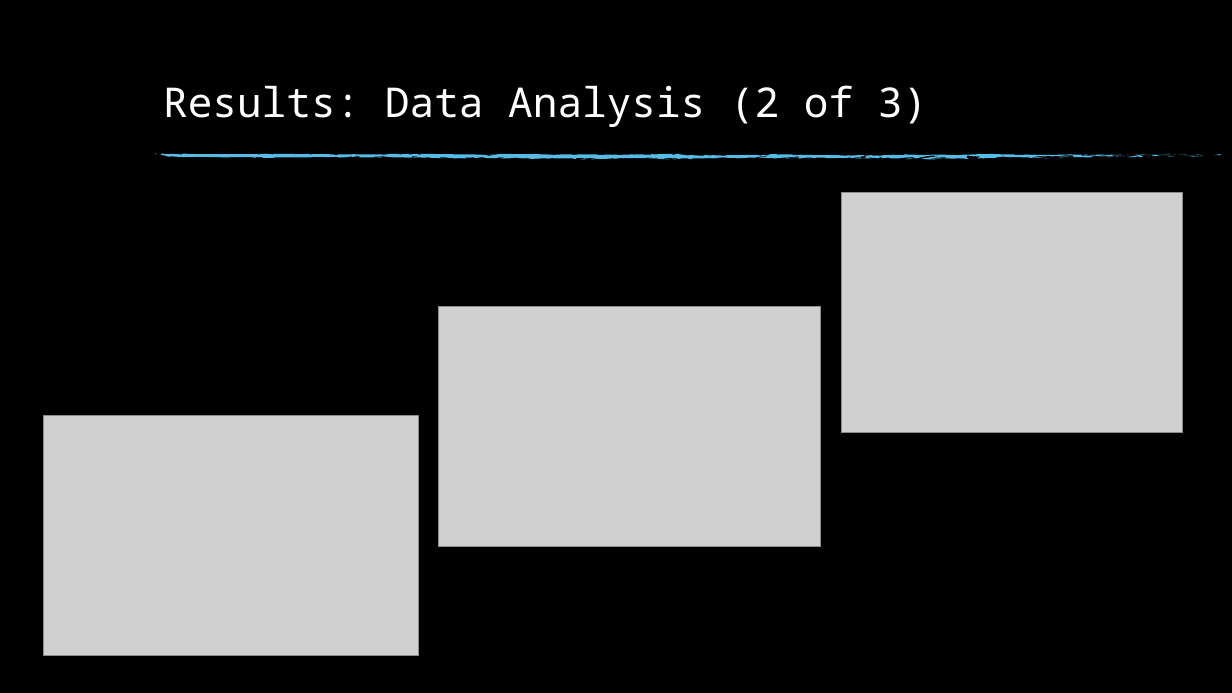
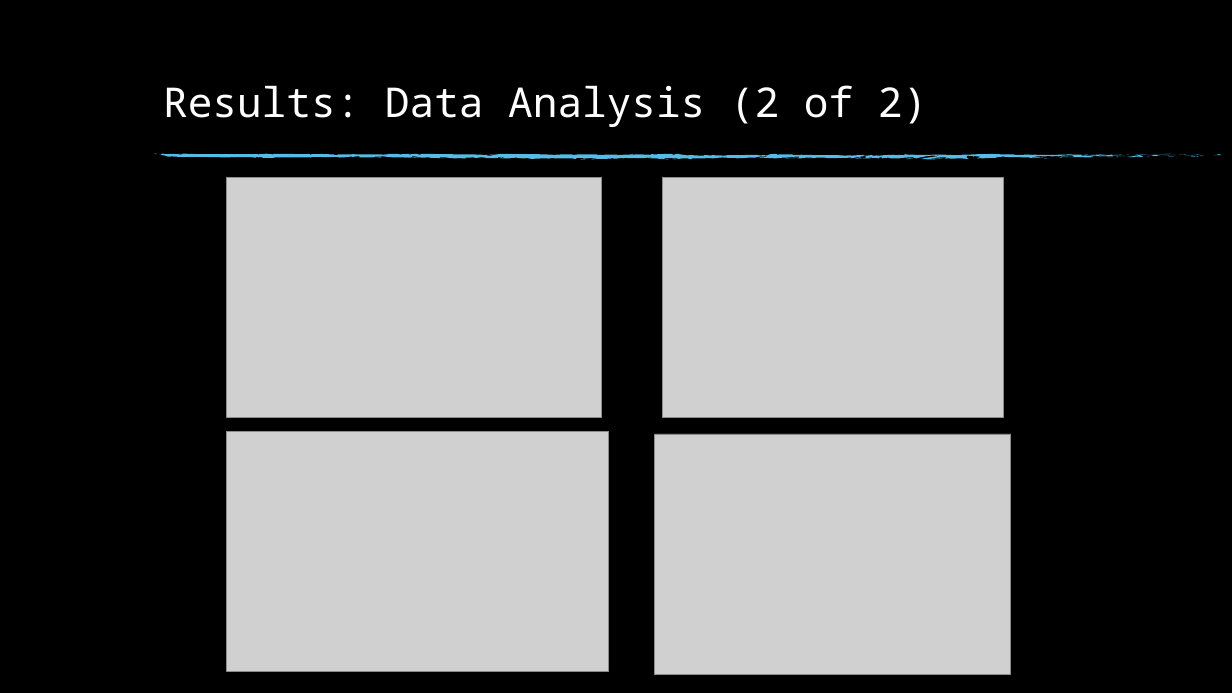
Before and after one commit to msnyde8/Graduate_Project-Upset_Potential, a slide deck: slide 8 of Upset Potential in the NFL.pptx. Drawn at 1232x693 pixels with LibreOffice and Linux fonts; fonts in the diff are those of the drawing; grey boxes stand for pictures; background and template pictures are left out. Boxes give left, top, right and bottom in pixels: in the first picture for what was removed or moved away, otherwise in the second. Text is boxed around its words. In the diff, an @@ line names an element or a change of style, - is before the commit and + after.

```diff
--- a/Upset Potential in the NFL.pptx
+++ b/Upset Potential in the NFL.pptx
@@ title at bbox=[163, 85, 927, 127]: text changed @@
-Results: Data Analysis (2 of 3)
+Results: Data Analysis (2 of 2)
@@ picture: place and size @@
-picture at bbox=[43, 416, 419, 656]
+picture at bbox=[226, 177, 602, 418]
@@ picture: place and size @@
-picture at bbox=[841, 192, 1182, 433]
+picture at bbox=[662, 177, 1003, 418]
@@ picture: place and size @@
-picture at bbox=[439, 307, 821, 547]
+picture at bbox=[226, 432, 608, 672]
@@ picture added at bbox=[654, 434, 1011, 675] @@
```
Also in this commit, not shown: 5 other slides changed, 3 slides removed, 6 other files.
